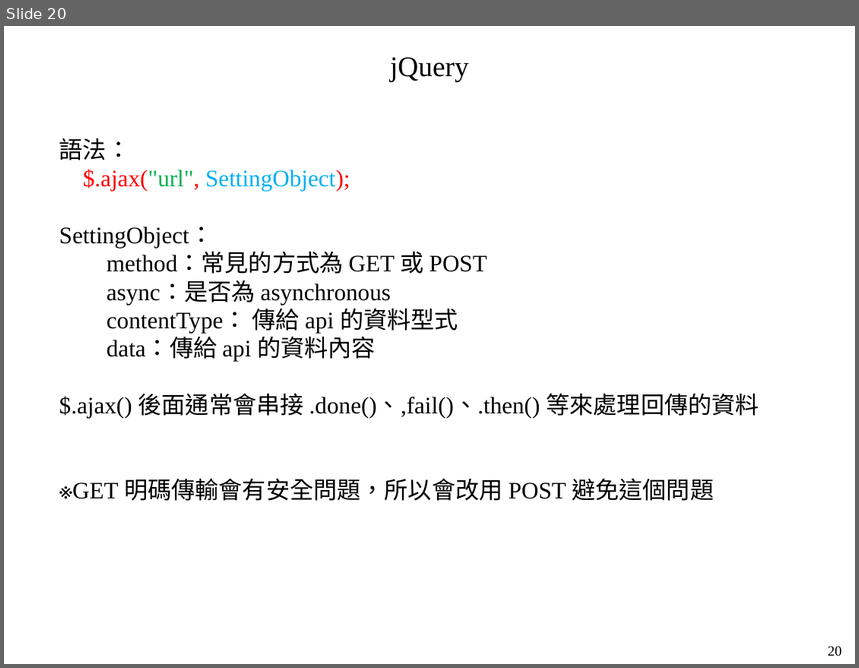
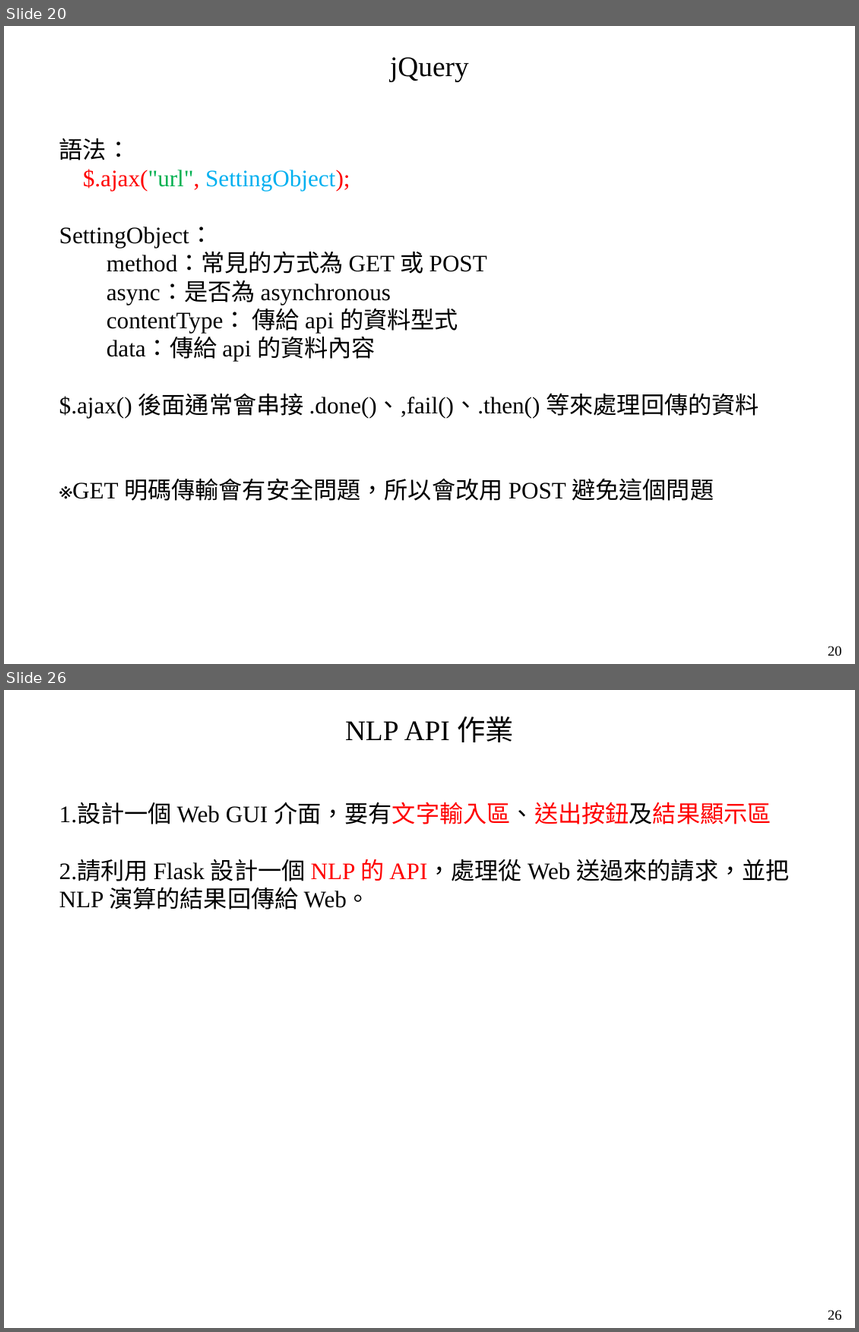
Before and after one commit to mar120434/2021_web_tutor, a slide deck: 動態網頁.pptx. Shown one above the other, each under a label of ours: slide 20 before the commit, slides 20 and 26 after it; the slides between them are not shown. The pictures are 859x668 and 859x1332 pixels, drawn with LibreOffice and Linux fonts; fonts in the diff are those of the drawing. Boxes give left, top, right and bottom in pixels: in the first picture for what was removed or moved away, otherwise in the second. Text is boxed around its words. In the diff, an @@ line names an element or a change of style, - is before the commit and + after.

Commit message:
21210804_0055 add Flask

```diff
--- a/動態網頁.pptx
+++ b/動態網頁.pptx
@@ slide 26 added at <box>4,690,855,1328</box>, background #FFFFFF @@
@@ text added at <box>345,716,514,742</box>, 24 pt, text #000000 @@
+NLP API 作業
@@ text added at <box>59,802,789,910</box>, 20 pt, text #000000 @@
+1.設計一個 Web GUI 介面，要有文字輸入區、送出按鈕及結果顯示區
+2.請利用 Flask 設計一個 NLP 的 API，處理從 Web 送過來的請求，並把NLP 演算的結果回傳給 Web。
@@ text added at <box>828,1310,842,1321</box>, 12 pt, text #000000 @@
+26
```
Also in this commit, not shown: 5 other slides added, 2 other files.
